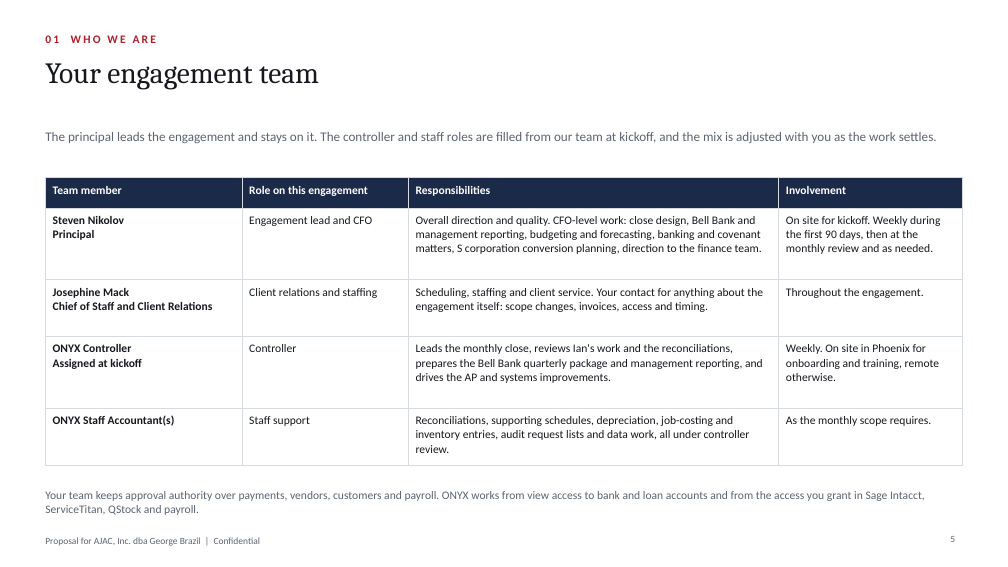
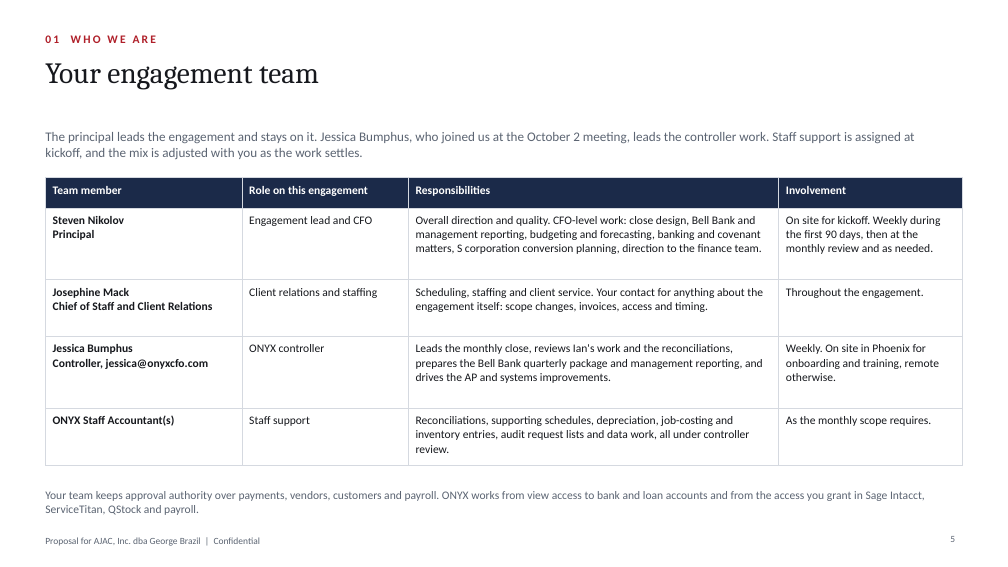
Before and after one commit to Onyxcfo/Engagement-Letter-Edits, a slide deck: slide 5 of Onyx_GeorgeBrazil_Proposal.pptx. Drawn at 1008x567 pixels with LibreOffice and Linux fonts; fonts in the diff are those of the drawing; background and template pictures are left out. Boxes give left, top, right and bottom in pixels: in the first picture for what was removed or moved away, otherwise in the second. Text is boxed around its words. In the diff, an @@ line names an element or a change of style, - is before the commit and + after.

```diff
--- a/Onyx_GeorgeBrazil_Proposal.pptx
+++ b/Onyx_GeorgeBrazil_Proposal.pptx
@@ text at bbox=[45, 132, 915, 159]: text changed @@
-The principal leads the engagement and stays on it. The controller and staff roles are filled from our team at kickoff, and the mix is adjusted with you as the work settles.
+The principal leads the engagement and stays on it. Jessica Bumphus, who joined us at the October 2 meeting, leads the controller work. Staff support is assigned at kickoff, and the mix is adjusted with you as the work settles.
@@ table at bbox=[45, 178, 963, 457] @@
-row 4, column 1: ONYX Controller / Assigned at kickoff
+row 4, column 1: Jessica Bumphus / Controller, jessica@onyxcfo.com
-row 4, column 2: Controller
+row 4, column 2: ONYX controller
```
Also in this commit, not shown: 1 other slide changed, 4 other files.
